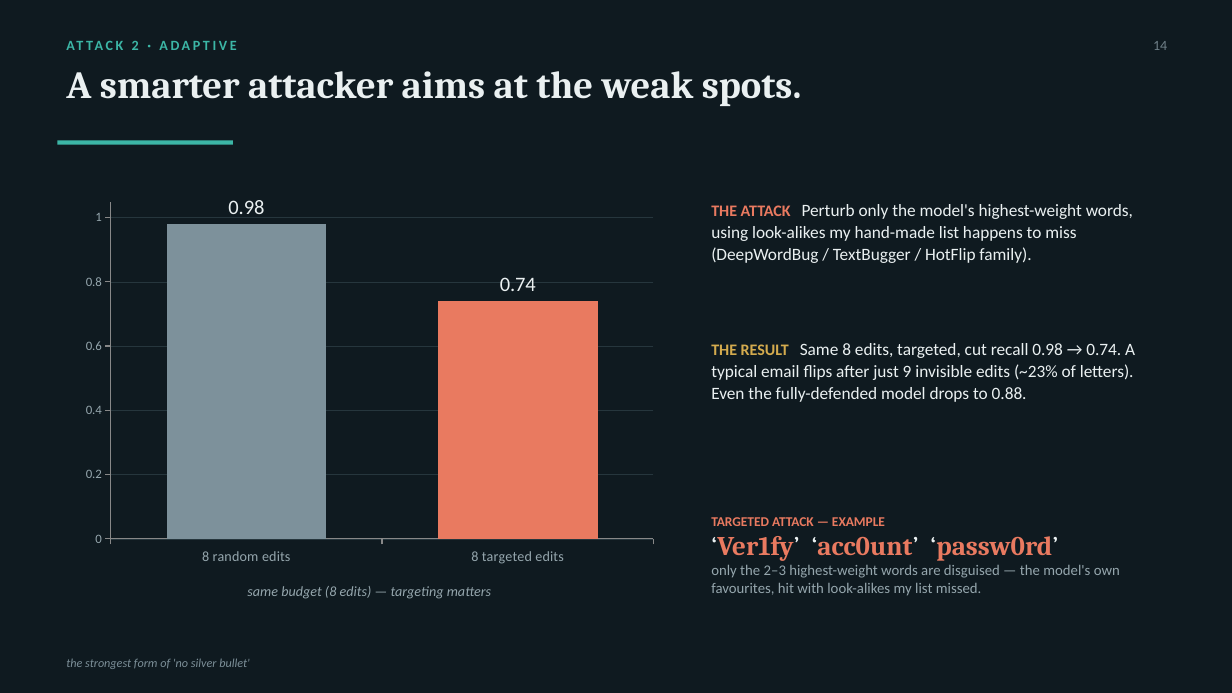
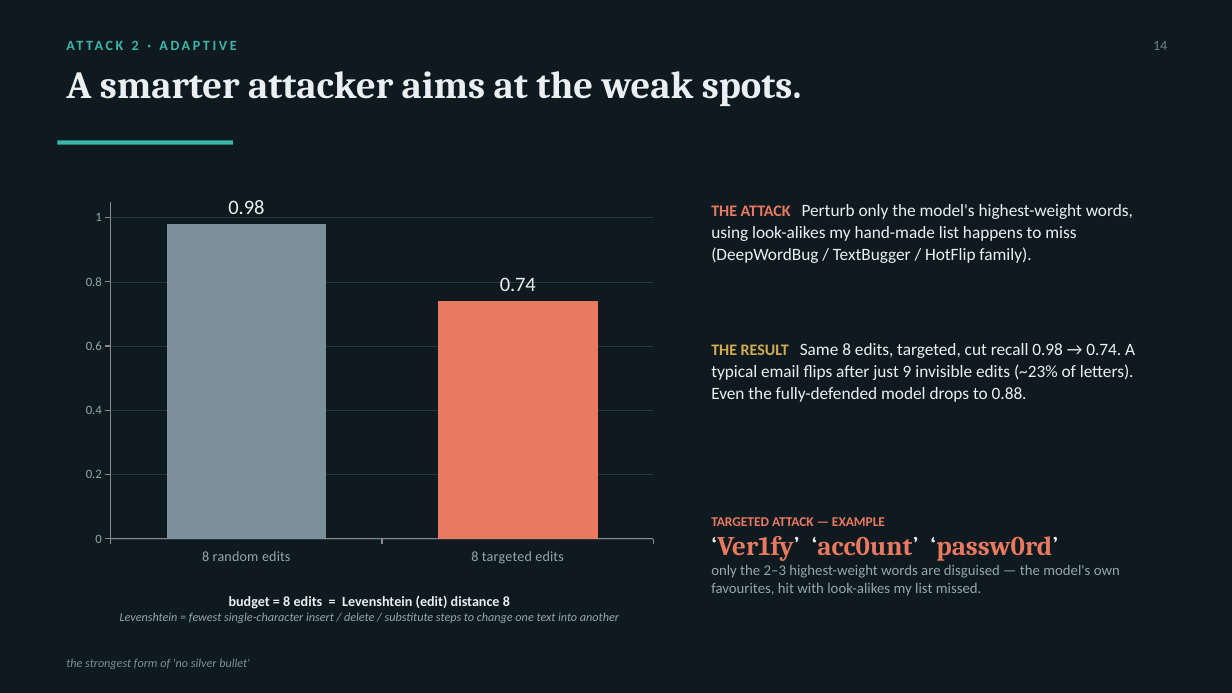
Before and after one commit to LiaBerco/EmailPhishingDetection, a slide deck: slide 14 of presentation/PhishFusion_presentation_dark.pptx. Drawn at 1232x693 pixels with LibreOffice and Linux fonts; fonts in the diff are those of the drawing. Boxes give left, top, right and bottom in pixels: in the first picture for what was removed or moved away, otherwise in the second. Text is boxed around its words. In the diff, an @@ line names an element or a change of style, - is before the commit and + after.

```diff
--- a/presentation/PhishFusion_presentation_dark.pptx
+++ b/presentation/PhishFusion_presentation_dark.pptx
@@ text at (x1=120, y1=595, x2=619, y2=623): text changed; size 11 to 9.5 pt @@
-same budget (8 edits) — targeting matters
+budget = 8 edits = Levenshtein (edit) distance 8
+Levenshtein = fewest single-character insert / delete / substitute steps to change one text into another
```
Also in this commit, not shown: 3 other slides changed.
